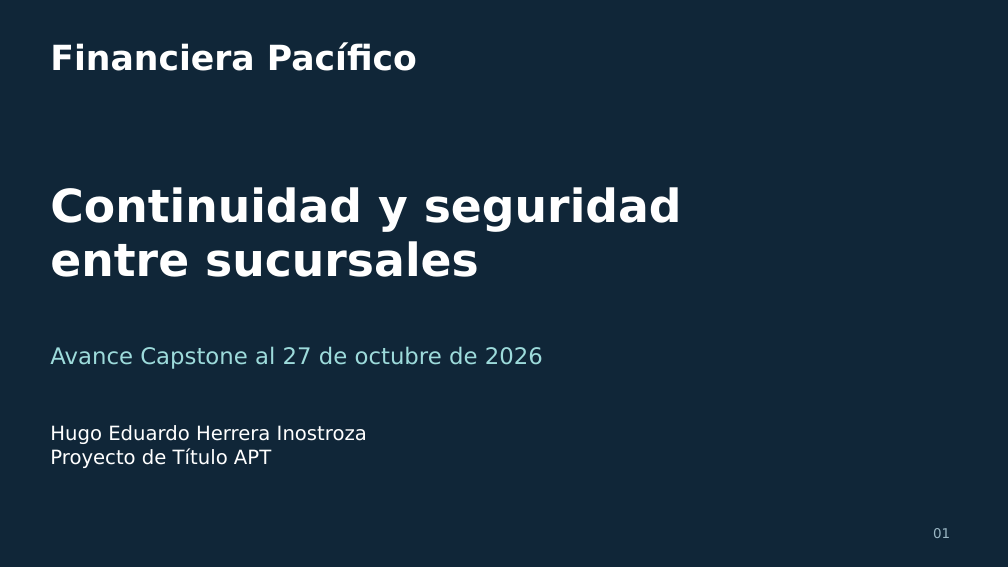
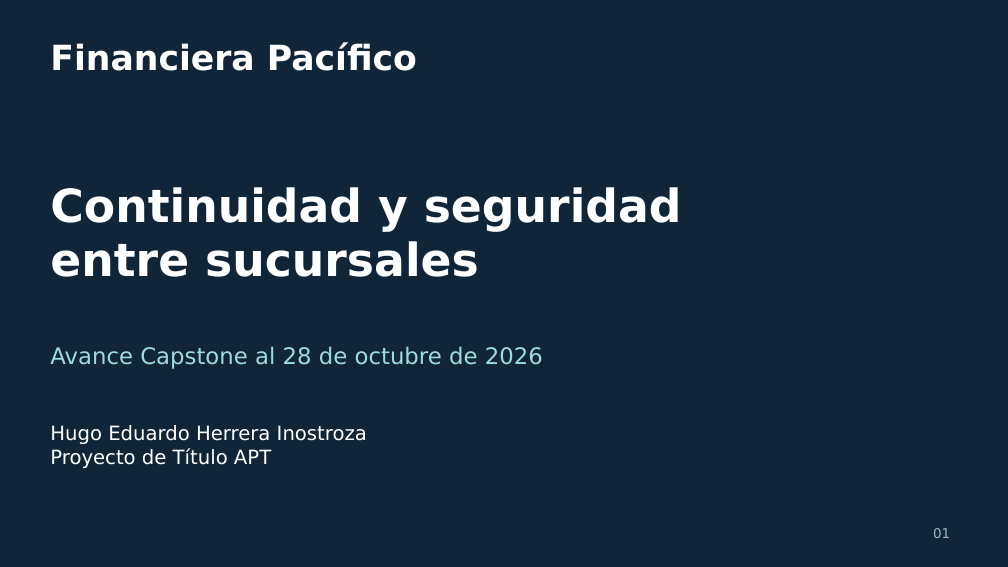
Before and after one commit to hu-herrera/financiera-pacifico-entrega-docente, a slide deck: slide 1 of Presentacion/Avance_Financiera_Pacifico_30_oct_2026.pptx. Drawn at 1008x567 pixels with LibreOffice and Linux fonts; fonts in the diff are those of the drawing. Boxes give left, top, right and bottom in pixels: in the first picture for what was removed or moved away, otherwise in the second. Text is boxed around its words. In the diff, an @@ line names an element or a change of style, - is before the commit and + after.

```diff
--- a/Presentacion/Avance_Financiera_Pacifico_30_oct_2026.pptx
+++ b/Presentacion/Avance_Financiera_Pacifico_30_oct_2026.pptx
@@ text at bbox=[50, 346, 543, 369]: text changed @@
-Avance Capstone al 27 de octubre de 2026
+Avance Capstone al 28 de octubre de 2026
```
Also in this commit, not shown: 3 other slides changed, 1 slide added, 35 other files.
